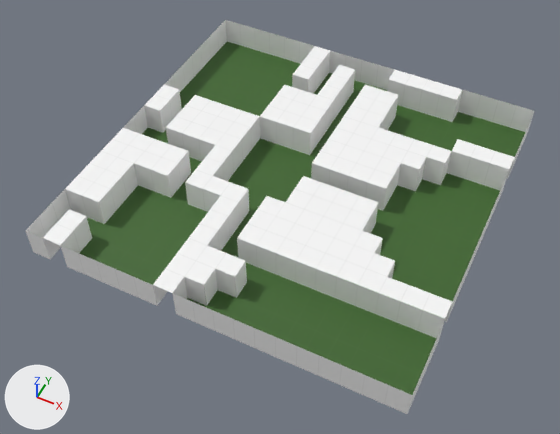
Renders of the Blender file Infection Protocol/Assets/Models/Environment/Level1.blend from each side of a commit.
One viewpoint serves both versions: a 50 mm lens placed at (36.7, -79.9, 91.3), pointed at (-0.5, -5.5, -1.7). The axes (+X, +Y, +Z) are drawn at lower left. The lights are the same throughout.
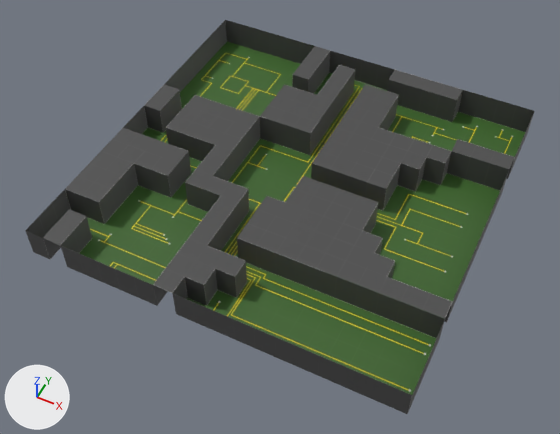
Where the change shows, as pixel boxes (x1, y1, x2, y2) in the pictures (560 x 434 px):
'Grid', recoloured (white to grey)
    both: (25, 20, 534, 414)

The change in detail:
Picture 'Working Copy1.jpg' (img_working_copy1_jpg) is new.
Material 'Working Copy1.jpg' (mat_working_copy1_jpg) is new.
Its texture is img_working_copy1_jpg.
me_grid_001 has 824 vertices, 789 faces and spans x -30.0..30.0, y -30.0..30.0, z -5.0..0.0.
me_grid_001 no longer uses material mat_high_res_test_jpg (picture img_high_res_test_jpg).
me_grid_001 now uses material mat_working_copy1_jpg (picture img_working_copy1_jpg).
